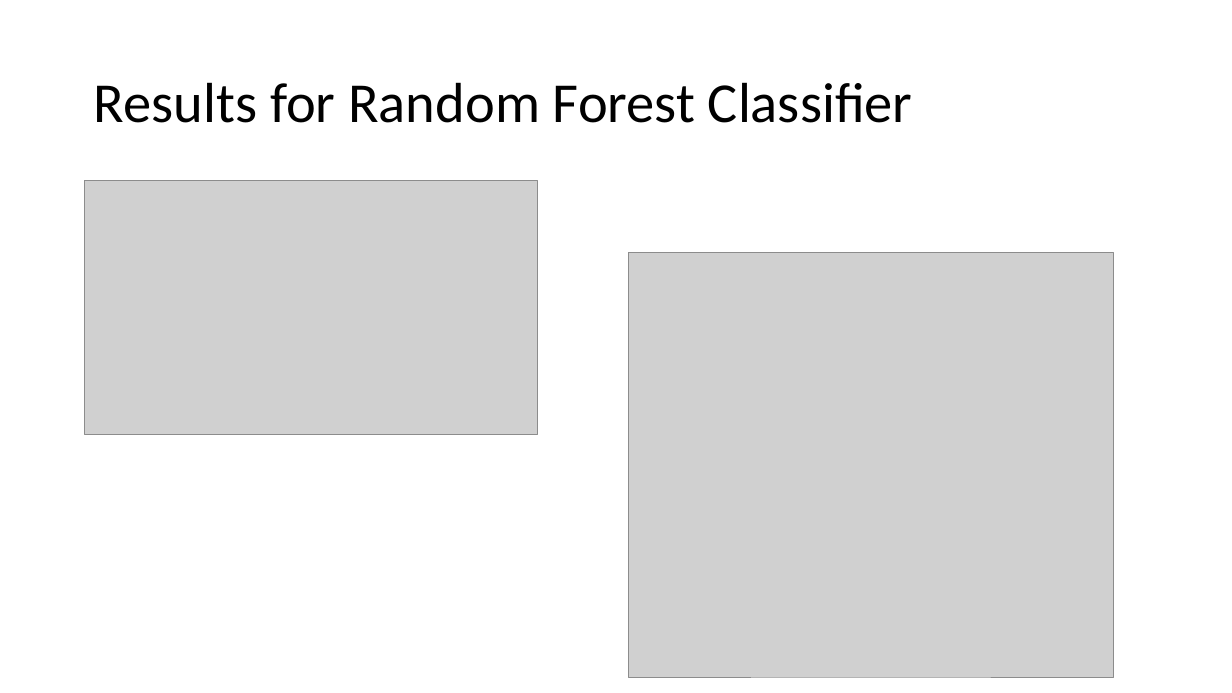
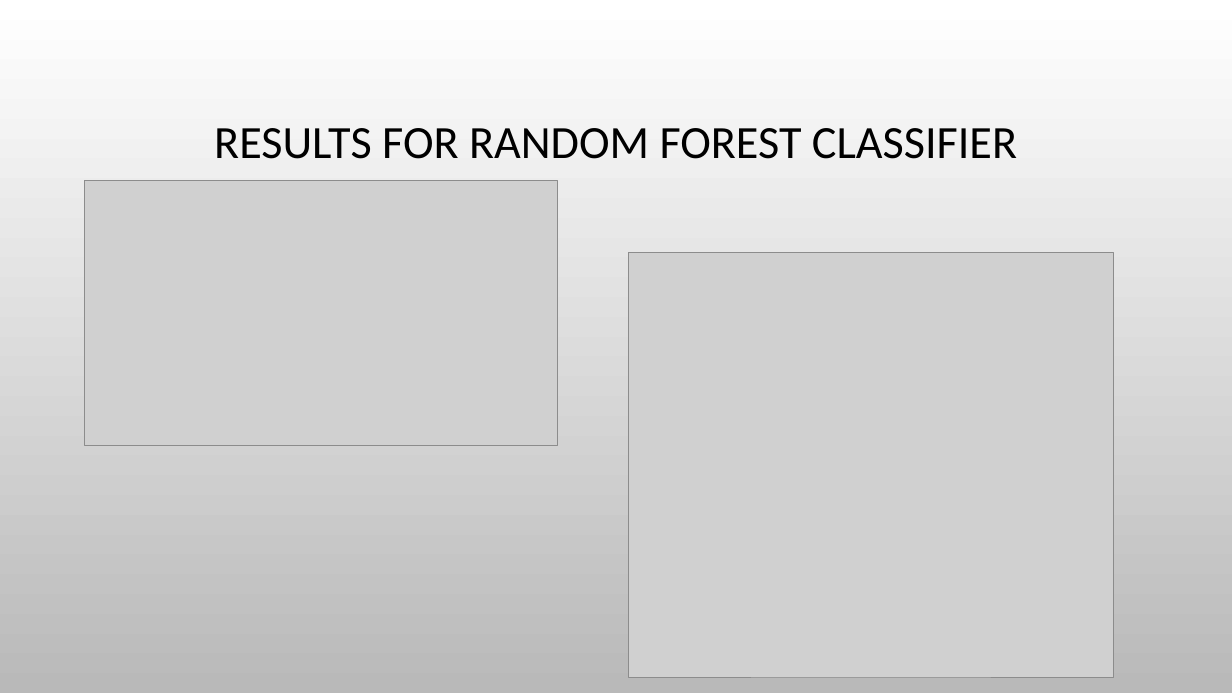
Before and after one commit to tanyaz80/final_bootcamp_project, a slide deck: slide 10 of Presentation/fake_news_detector_dec_2022.pptx. Drawn at 1232x693 pixels with LibreOffice and Linux fonts; fonts in the diff are those of the drawing; grey boxes stand for pictures; background and template pictures are left out. Boxes give left, top, right and bottom in pixels: in the first picture for what was removed or moved away, otherwise in the second. Text is boxed around its words. In the diff, an @@ line names an element or a change of style, - is before the commit and + after.

```diff
--- a/Presentation/fake_news_detector_dec_2022.pptx
+++ b/Presentation/fake_news_detector_dec_2022.pptx
@@ background #FFFFFF to picture (left out) @@
@@ title at box(214, 128, 1017, 159): text changed; size 44 to 36 pt @@
-Results for Random Forest Classifier
+RESULTS FOR RANDOM FOREST CLASSIFIER
@@ picture: place and size @@
-picture at box(85, 181, 538, 434)
+picture at box(85, 181, 558, 445)
```
Also in this commit, not shown: 12 other slides changed, 7 slides added, 1 slide removed, 4 other files.
